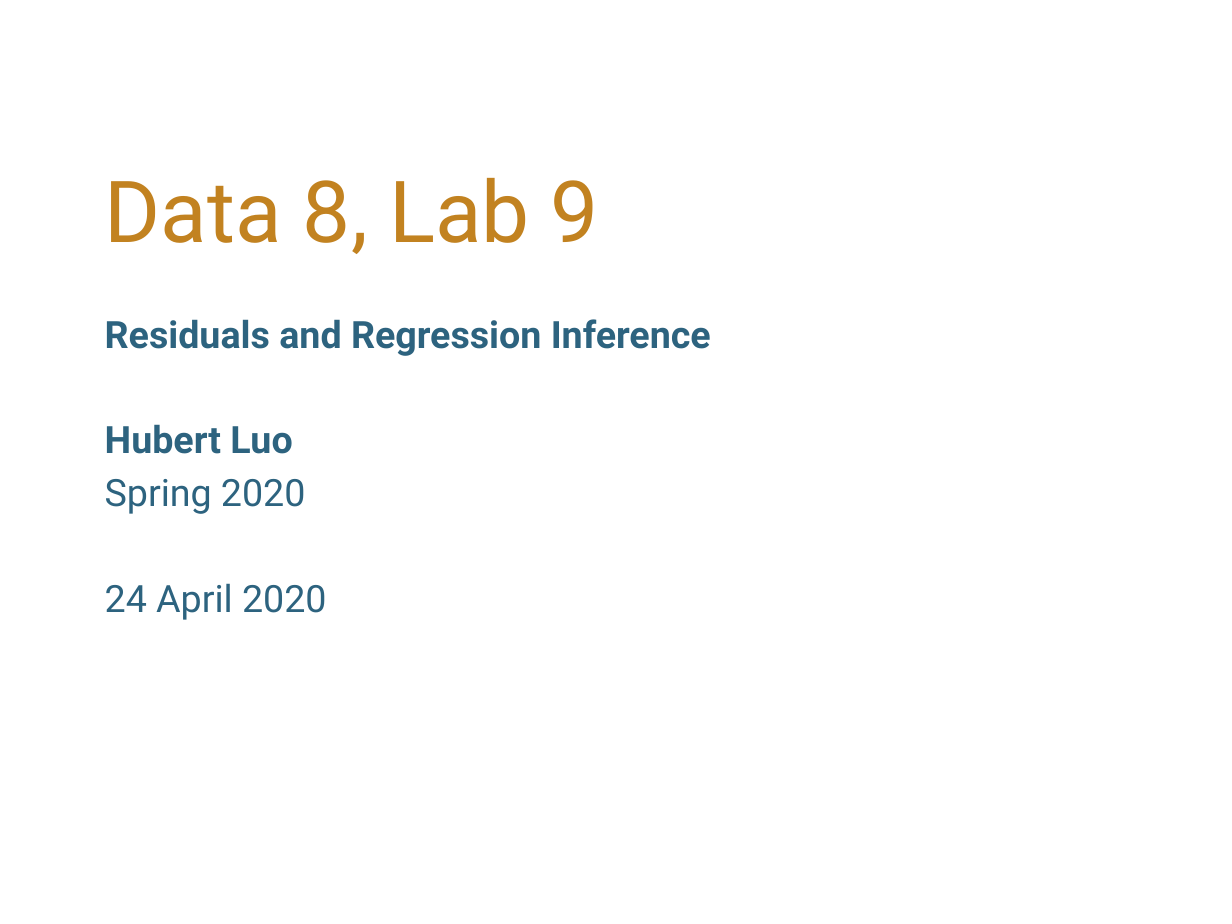
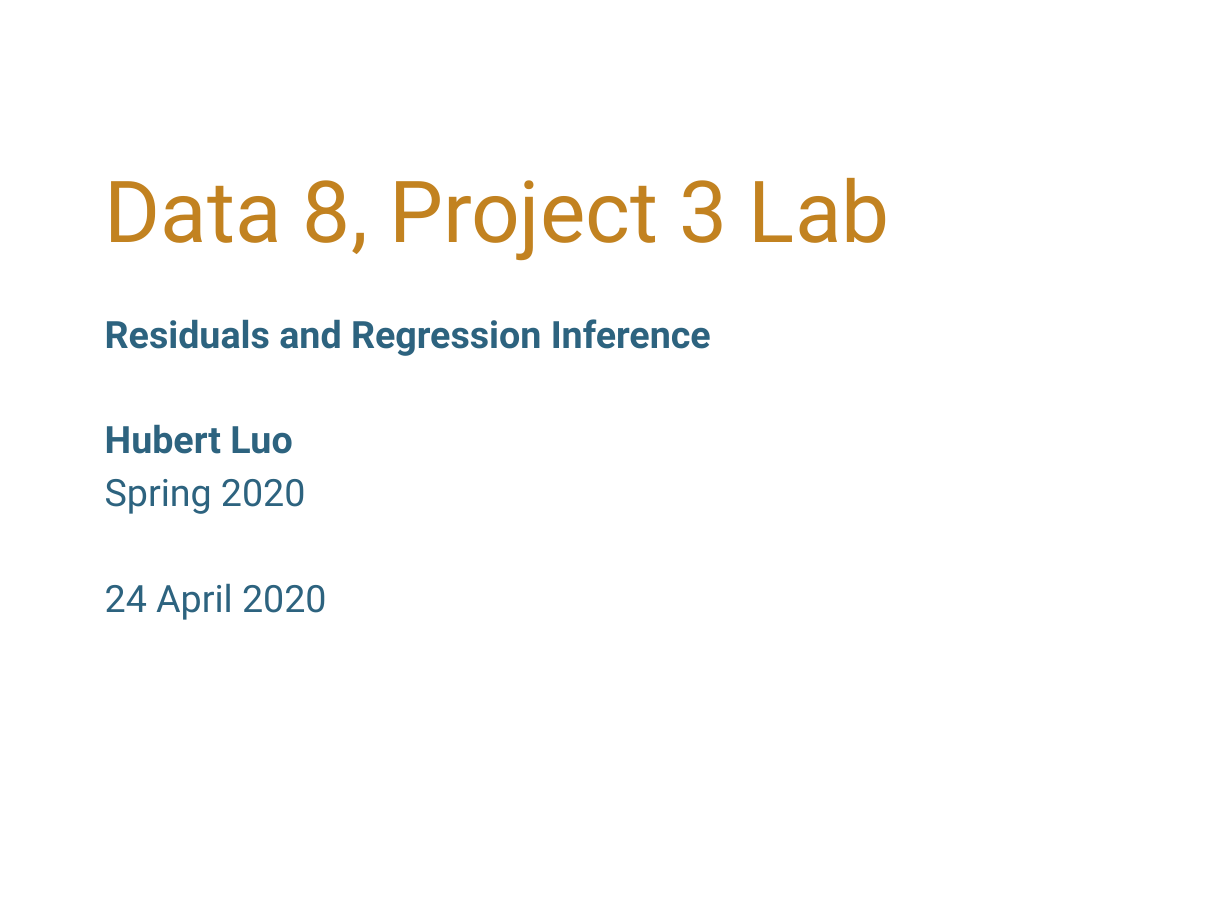
Before and after one commit to hLuo27/teaching, a slide deck: slide 1 of data8/slides/sp20_lab_proj3.pptx. Drawn at 1232x924 pixels with LibreOffice and Linux fonts; fonts in the diff are those of the drawing; background and template pictures are left out. Boxes give left, top, right and bottom in pixels: in the first picture for what was removed or moved away, otherwise in the second. Text is boxed around its words. In the diff, an @@ line names an element or a change of style, - is before the commit and + after.

Commit message:
Fixed title slides for proj3 lab

```diff
--- a/data8/slides/sp20_lab_proj3.pptx
+++ b/data8/slides/sp20_lab_proj3.pptx
@@ title at [105,178,889,261]: text changed @@
-Data 8, Lab 9
+Data 8, Project 3 Lab
```
Also in this commit, not shown: 1 other file.
